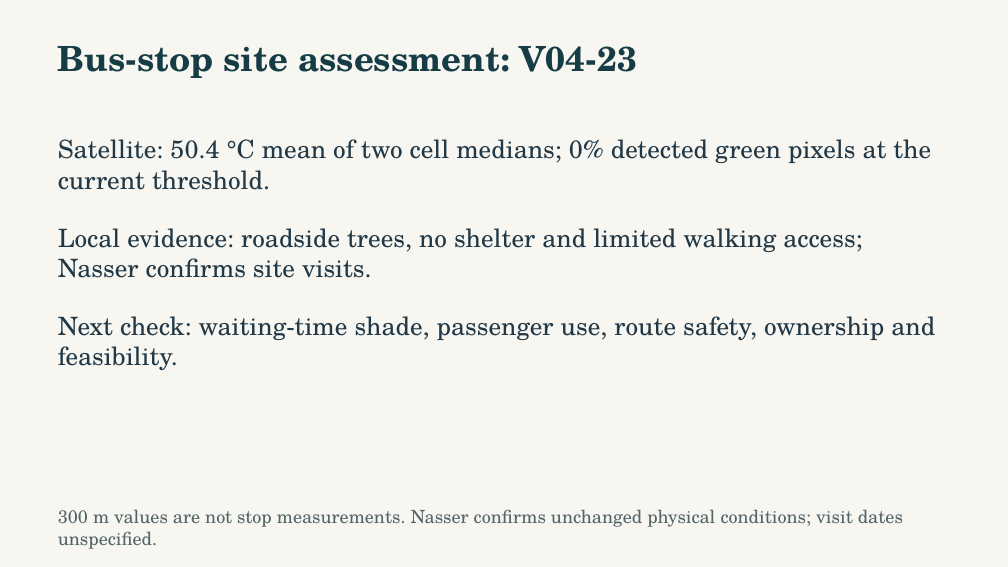
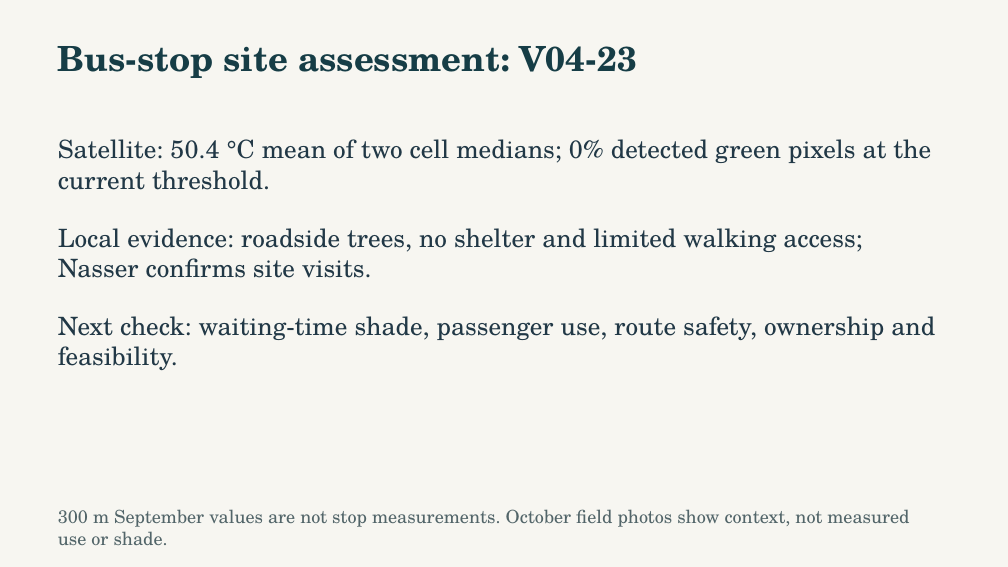
Before and after one commit to NasserAlhuri/spaceHacathon, a slide deck: slide 3 of docs/UrbanHeat-AlKhor-Pitch.pptx. Drawn at 1008x567 pixels with LibreOffice and Linux fonts; fonts in the diff are those of the drawing. Boxes give left, top, right and bottom in pixels: in the first picture for what was removed or moved away, otherwise in the second. Text is boxed around its words. In the diff, an @@ line names an element or a change of style, - is before the commit and + after.

```diff
--- a/docs/UrbanHeat-AlKhor-Pitch.pptx
+++ b/docs/UrbanHeat-AlKhor-Pitch.pptx
@@ text at (58,509,909,545): text changed @@
-300 m values are not stop measurements. Nasser confirms unchanged physical conditions; visit dates unspecified.
+300 m September values are not stop measurements. October field photos show context, not measured use or shade.
```
Also in this commit, not shown: 4 other slides changed, 22 other files.
